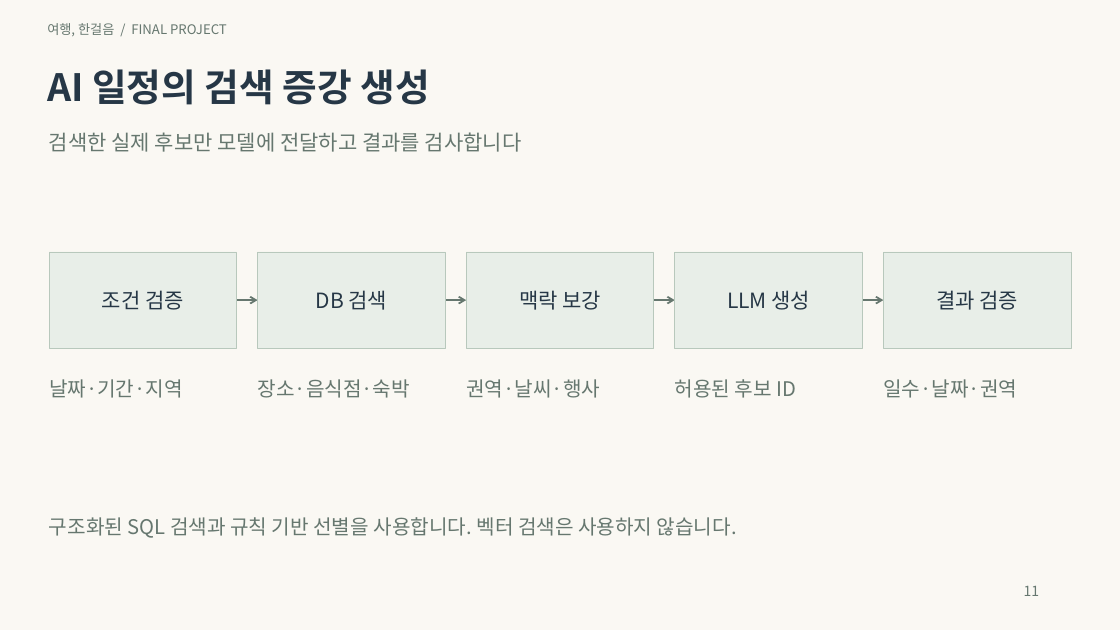
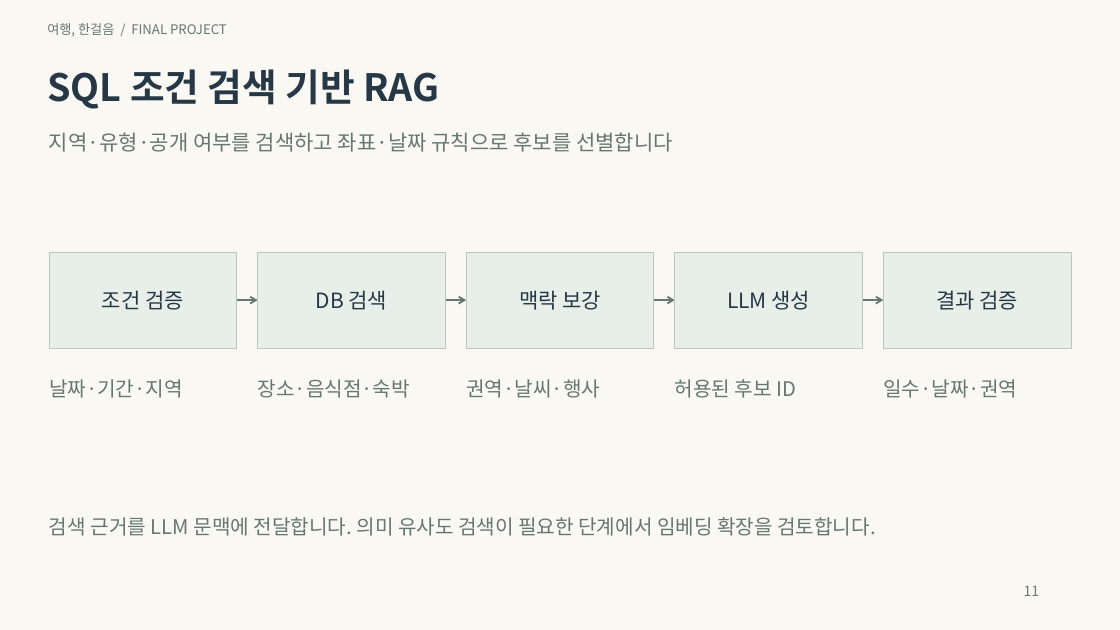
Before and after one commit to inyoung7-lab/AI-Travel-Planner, a slide deck: slide 11 of deliverables/final-project-20261025/04_프로젝트_기획발표.pptx. Drawn at 1120x630 pixels with LibreOffice and Linux fonts; fonts in the diff are those of the drawing. Boxes give left, top, right and bottom in pixels: in the first picture for what was removed or moved away, otherwise in the second. Text is boxed around its words. In the diff, an @@ line names an element or a change of style, - is before the commit and + after.

```diff
--- a/deliverables/final-project-20261025/04_프로젝트_기획발표.pptx
+++ b/deliverables/final-project-20261025/04_프로젝트_기획발표.pptx
@@ text at (47, 69, 440, 109): text changed @@
-AI 일정의 검색 증강 생성
+SQL 조건 검색 기반 RAG
@@ text at (49, 132, 673, 152): text changed @@
-검색한 실제 후보만 모델에 전달하고 결과를 검사합니다
+지역·유형·공개 여부를 검색하고 좌표·날짜 규칙으로 후보를 선별합니다
@@ text at (49, 517, 876, 536): text changed @@
-구조화된 SQL 검색과 규칙 기반 선별을 사용합니다. 벡터 검색은 사용하지 않습니다.
+검색 근거를 LLM 문맥에 전달합니다. 의미 유사도 검색이 필요한 단계에서 임베딩 확장을 검토합니다.
```
Also in this commit, not shown: 14 other slides changed, 1 slide added, 1 slide removed, 6 other files.
